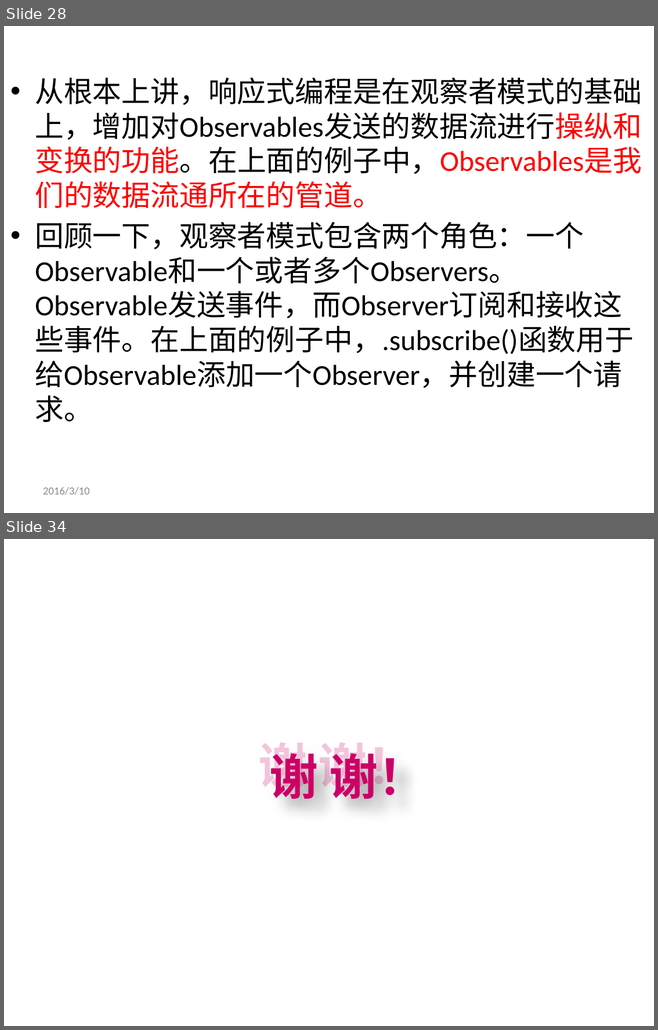
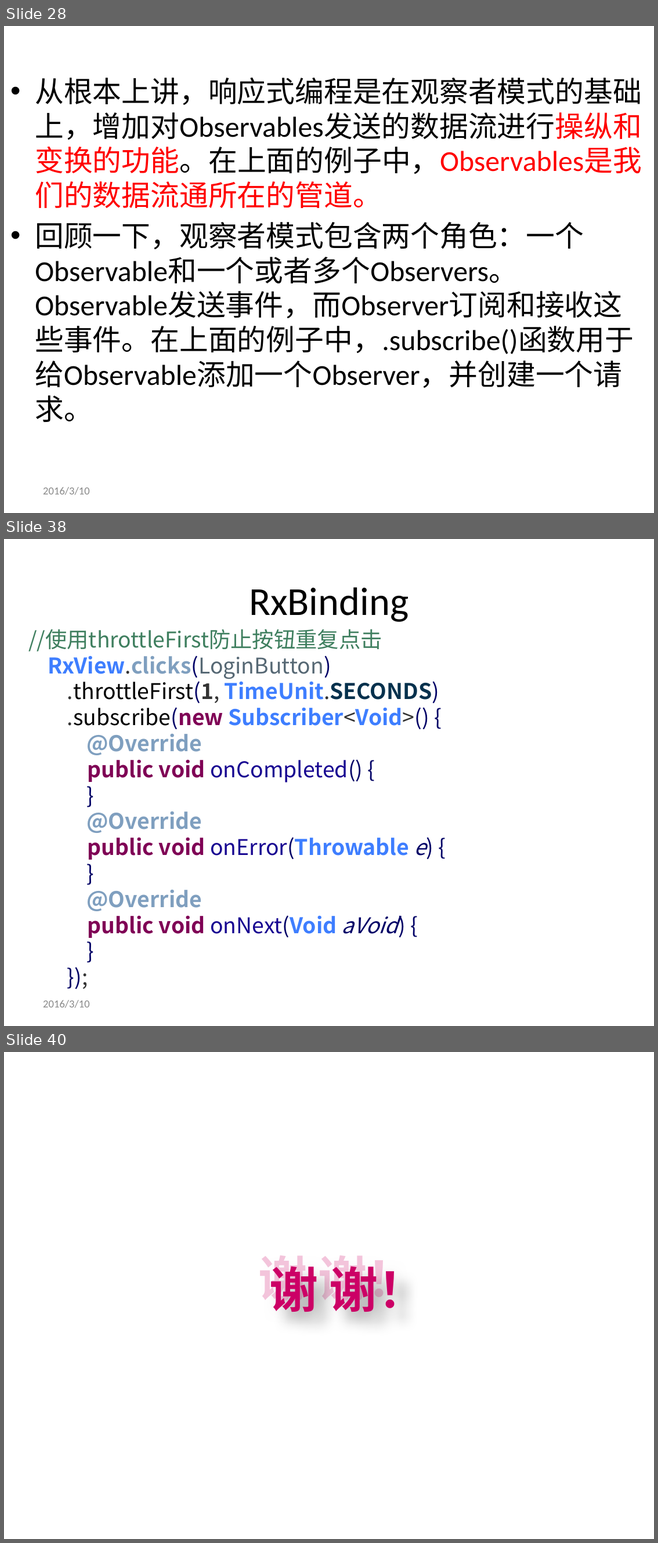
Before and after one commit to genglei-cuan/Study, a slide deck: notes/rxjava/RxJava简介.pptx. Shown one above the other, each under a label of ours: slides 28 and 34 before the commit, slides 28, 38 and 40 after it; the slides between them are not shown. The pictures are 658x1030 and 658x1543 pixels, drawn with LibreOffice and Linux fonts; fonts in the diff are those of the drawing; background and template pictures are left out. Boxes give left, top, right and bottom in pixels: in the first picture for what was removed or moved away, otherwise in the second. Text is boxed around its words. In the diff, an @@ line names an element or a change of style, - is before the commit and + after.

```diff
--- a/notes/rxjava/RxJava简介.pptx
+++ b/notes/rxjava/RxJava简介.pptx
@@ slide 38 added at (4, 539, 654, 1026), background picture (left out) @@
@@ title added at (249, 587, 408, 622), 44 pt, text #000000 @@
+RxBinding
@@ text added at (28, 629, 439, 938), 24 pt, text #3E7EFF @@
+//使用throttleFirst防止按钮重复点击
+RxView.clicks(LoginButton)
+.throttleFirst(1, TimeUnit.SECONDS)
+.subscribe(new Subscriber<Void>() {
+@Override
+public void onCompleted() {
+}
+@Override
+public void onError(Throwable e) {
+}
+@Override
+public void onNext(Void aVoid) {
+}
+});
@@ text added at (43, 1000, 90, 1008), 12 pt, text #898989 @@
+2016/3/10
@@ what was slide 34 is now slide 40 @@
```
Also in this commit, not shown: 26 slides changed, 5 other slides added.
